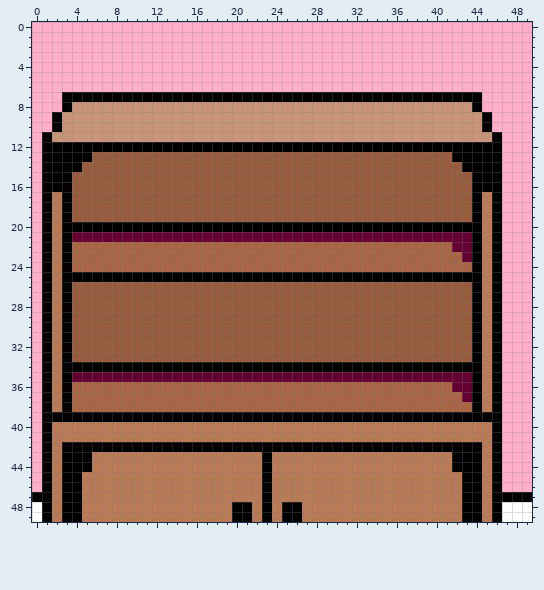
File history of a pixel-art sprite, images/shopHealer/backwallemptycabinet.png. Above, as it was before the edit.
The file is 50x50 pixels.
After the commit:
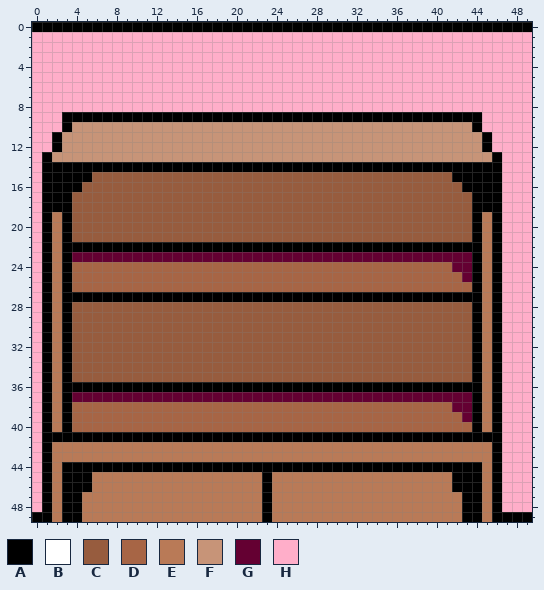
Palette (. is transparent): A #000000  B #ffffff  C #975c3e  D #a76545  E #b97a57  F #c79478  G #640032  H #ffaec9
The edit:
Colour B becomes colour A in row 49 at x 0 and 47 to 49.
Colour C becomes colour A in row 14 at x 5 to 42; in row 15 at x 4 to 5 and 42 to 43; in row 16 at x 4 and 43; in row 27 at x 4 to 43.
Colour D becomes colour A in row 22 at x 4 to 41; in row 36 at x 4 to 41.
Colour E becomes colour A in rows 17 to 18 at x 2 and 45; in row 40 at x 3 and 44; in row 41 at x 2 to 45; in row 44 at x 6 to 22 and 24 to 41; in rows 45 to 46 at x 5 and 42.
Colour F becomes colour A in row 9 at x 3 to 44; in row 10 at x 3 and 44; in row 11 at x 2 and 45.
Colour G becomes colour A in row 22 at x 42 to 43; in row 36 at x 42 to 43.
Colour H becomes colour A in row 0 at x 0 to 49.
Colour A becomes colour C in row 20 at x 4 to 43; in row 34 at x 4 to 43.
Colour G becomes colour C in row 21 at x 4 to 43; in row 35 at x 4 to 43.
Colour A becomes colour D in row 25 at x 4 to 42; in row 39 at x 4 to 42.
Colour C becomes colour D in row 26 at x 4 to 43.
Colour E becomes colour D in row 40 at x 4 to 43.
Colour A becomes colour E in row 39 at x 2 and 45; in row 42 at x 3 to 44; in row 43 at x 3 to 5, 23 and 42 to 44; in rows 48 to 49 at x 20 to 21 and 25 to 26.
Colour A becomes colour F in row 12 at x 3 to 44; in row 13 at x 2 to 5 and 42 to 45.
Colour C becomes colour F in row 13 at x 6 to 41.
Colour A becomes colour G in row 25 at x 43; in row 39 at x 43.
Colour D becomes colour G in row 23 at x 4 to 42; in row 24 at x 42 to 43; in row 37 at x 4 to 42; in row 38 at x 42 to 43.
Colour A becomes colour H in row 7 at x 3 to 44; in row 8 at x 3 and 44; in rows 9 to 10 at x 2 and 45; in rows 11 to 12 at x 1 and 46; in row 47 at x 0 and 47 to 49.
Colour B becomes colour H in row 48 at x 0 and 47 to 49.
Colour F becomes colour H in row 8 at x 4 to 43.
